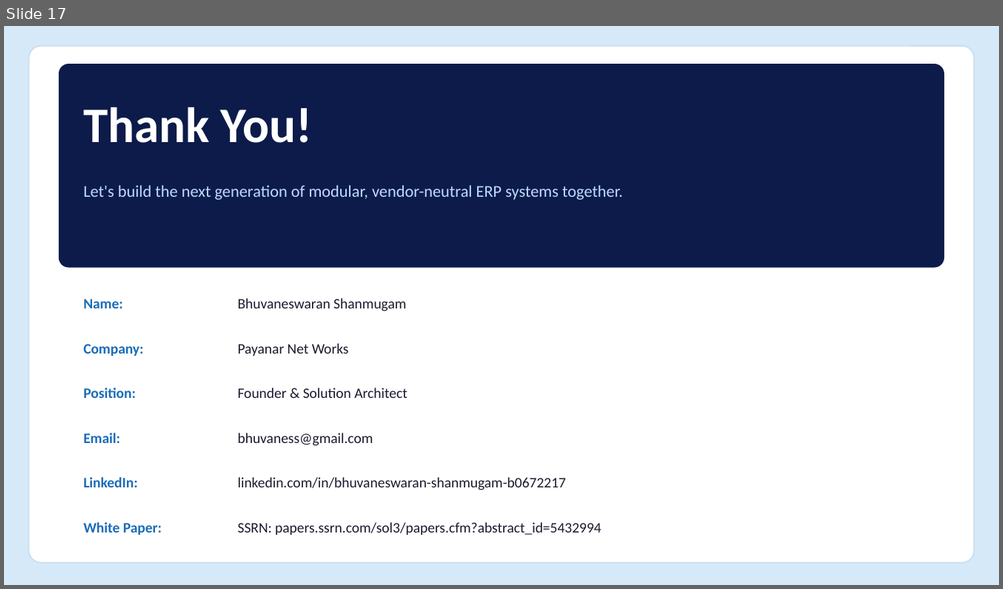
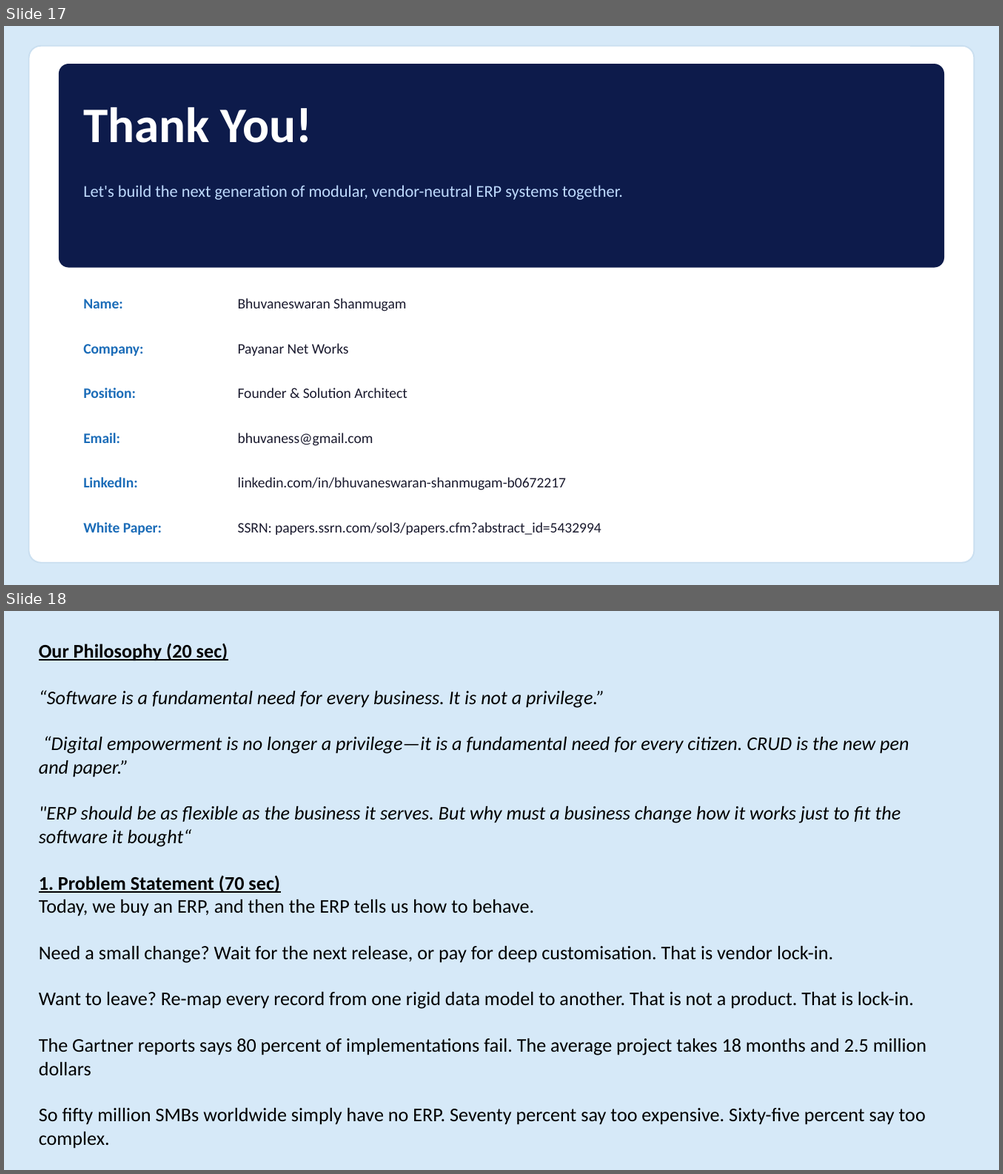
Before and after one commit to bhuvaness/MAA-ERP, a slide deck: payanarsstype-designer/docs/Payanar_Pitch_Deck_Final.pptx. Shown one above the other, each under a label of ours: slide 17 before the commit, slides 17 and 18 after it. The pictures are 1003x589 and 1003x1174 pixels, drawn with LibreOffice and Linux fonts; fonts in the diff are those of the drawing. Boxes give left, top, right and bottom in pixels: in the first picture for what was removed or moved away, otherwise in the second. Text is boxed around its words. In the diff, an @@ line names an element or a change of style, - is before the commit and + after.

```diff
--- a/payanarsstype-designer/docs/Payanar_Pitch_Deck_Final.pptx
+++ b/payanarsstype-designer/docs/Payanar_Pitch_Deck_Final.pptx
@@ slide 18 added at (x1=4, y1=611, x2=999, y2=1170), background #FFFFFF @@
@@ rectangle added at (x1=4, y1=611, x2=999, y2=1170), fill #D6E9F8 @@
@@ text added at (x1=39, y1=644, x2=926, y2=1149), 14 pt, text #000000 @@
+Our Philosophy (20 sec)
+“Software is a fundamental need for every business. It is not a privilege.”
+“Digital empowerment is no longer a privilege—it is a fundamental need for every citizen. CRUD is the new pen and paper.”
+"ERP should be as flexible as the business it serves. But why must a business change how it works just to fit the software it bought“
+1. Problem Statement (70 sec)
+Today, we buy an ERP, and then the ERP tells us how to behave.
+Need a small change? Wait for the next release, or pay for deep customisation. That is vendor lock-in.
+Want to leave? Re-map every record from one rigid data model to another. That is not a product. That is lock-in.
+The Gartner reports says 80 percent of implementations fail. The average project takes 18 months and 2.5 million dollars
+So fifty million SMBs worldwide simply have no ERP. Seventy percent say too expensive. Sixty-five percent say too complex.
```
Also in this commit, not shown: 5 other slides added, 3 other files.
